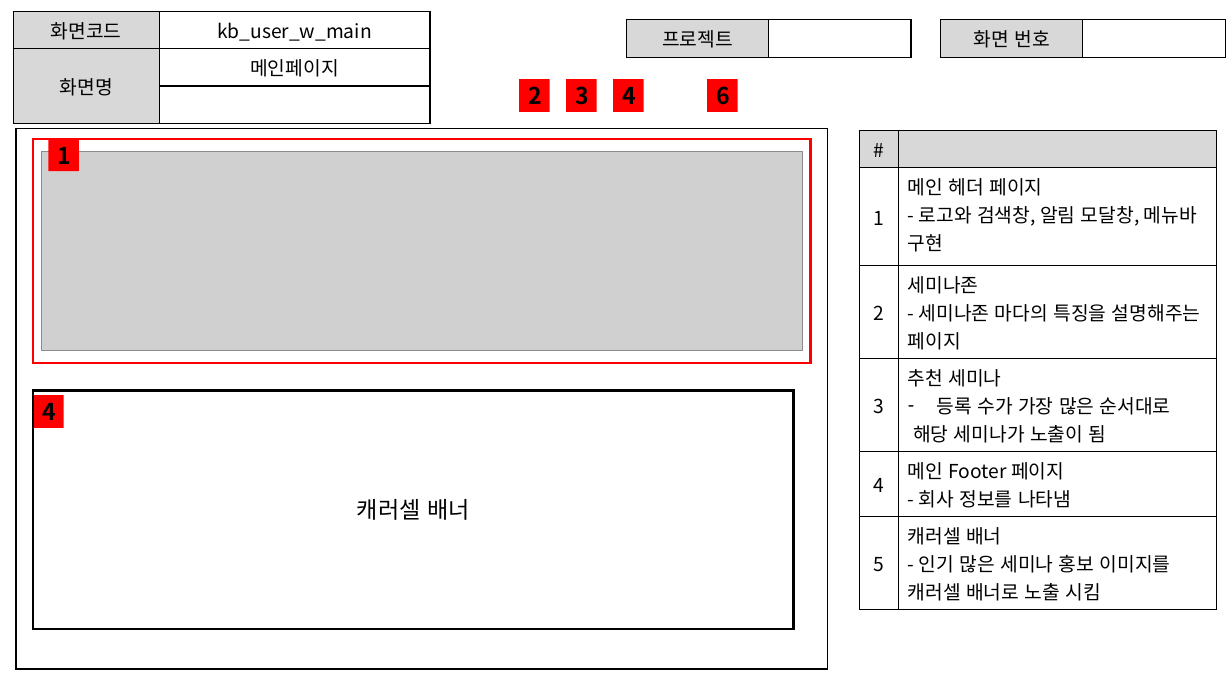
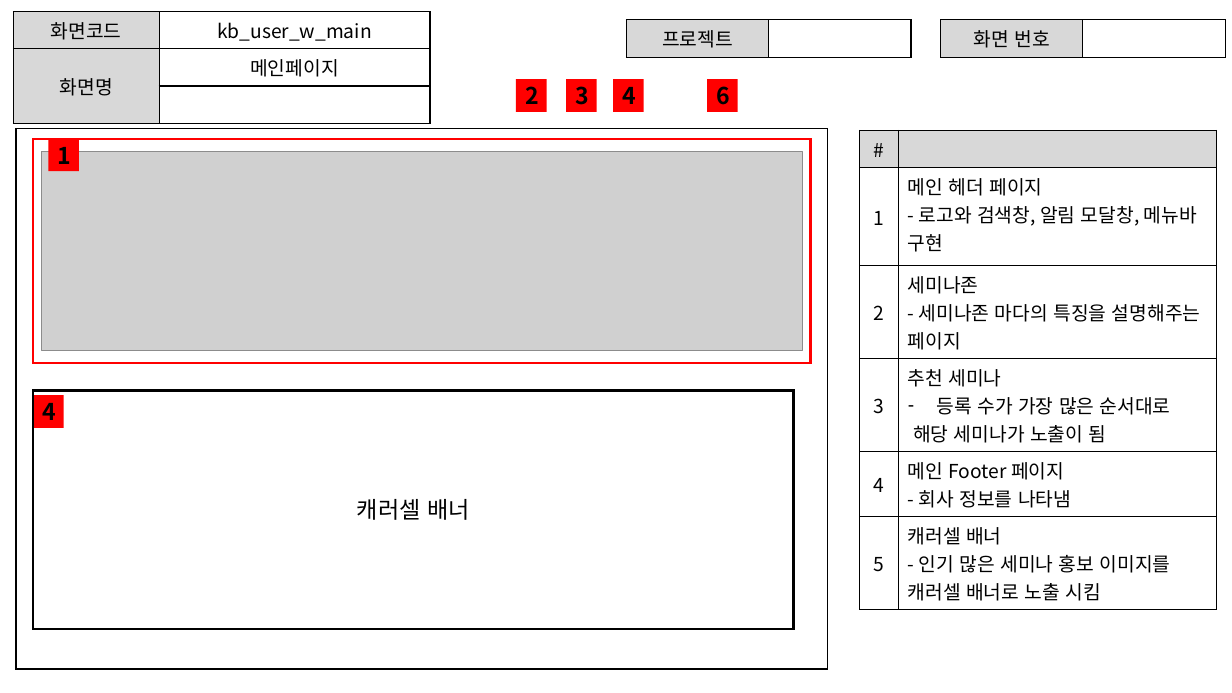
Before and after one commit to ezenteam2/e-Zone, a slide deck: slide 2 of 0 발표용 파워포인트/project05 - 파워포인트 종합 - 기범.pptx. Drawn at 1232x693 pixels with LibreOffice and Linux fonts; fonts in the diff are those of the drawing; grey boxes stand for pictures. Boxes give left, top, right and bottom in pixels: in the first picture for what was removed or moved away, otherwise in the second. Text is boxed around its words. In the diff, an @@ line names an element or a change of style, - is before the commit and + after.

```diff
--- a/0 발표용 파워포인트/project05 - 파워포인트 종합 - 기범.pptx
+++ b/0 발표용 파워포인트/project05 - 파워포인트 종합 - 기범.pptx
@@ rectangle "2": place and size @@
-rectangle "2" at [519, 79, 550, 112]
+rectangle "2" at [516, 79, 546, 112]
```
Also in this commit, not shown: 1 other file.
